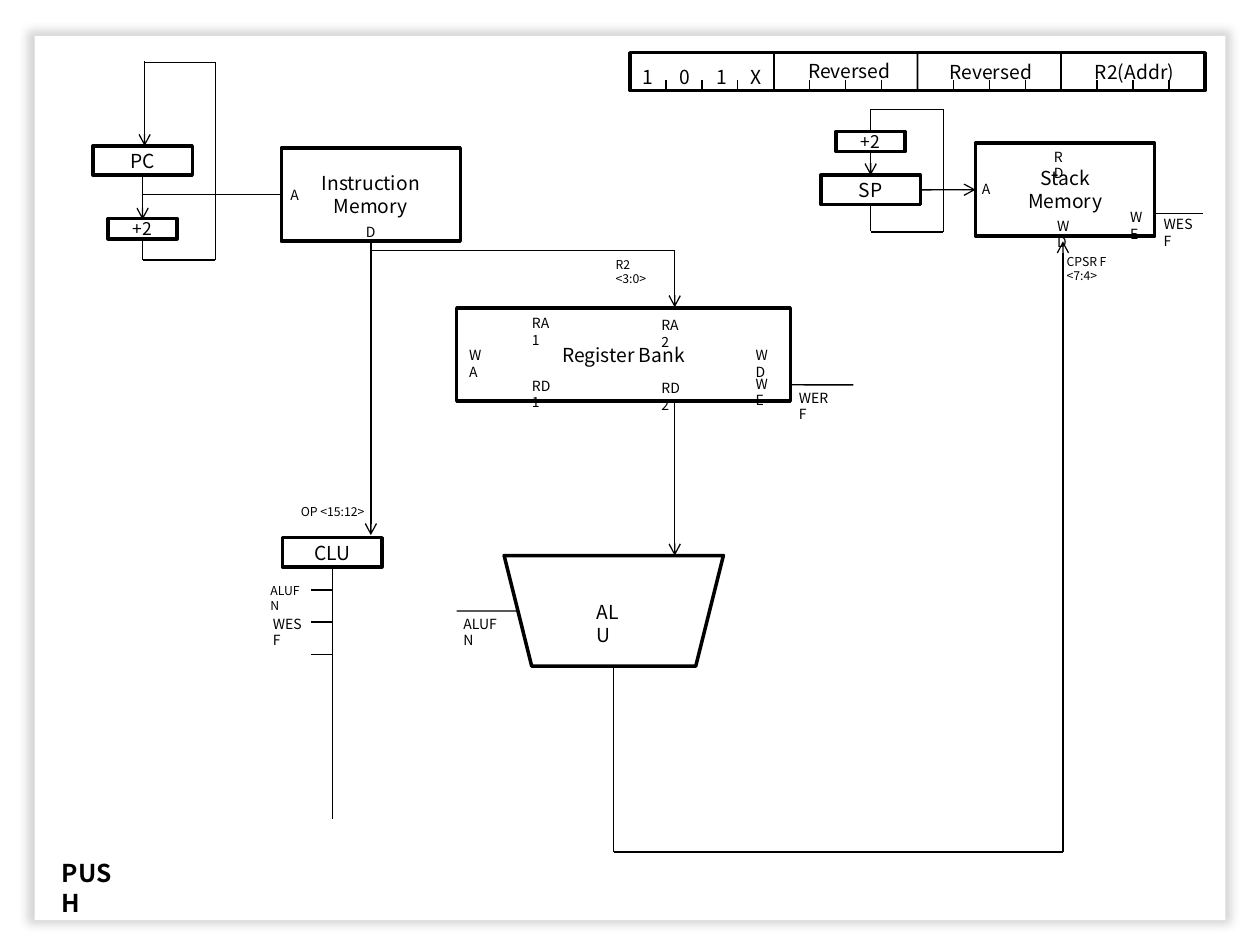
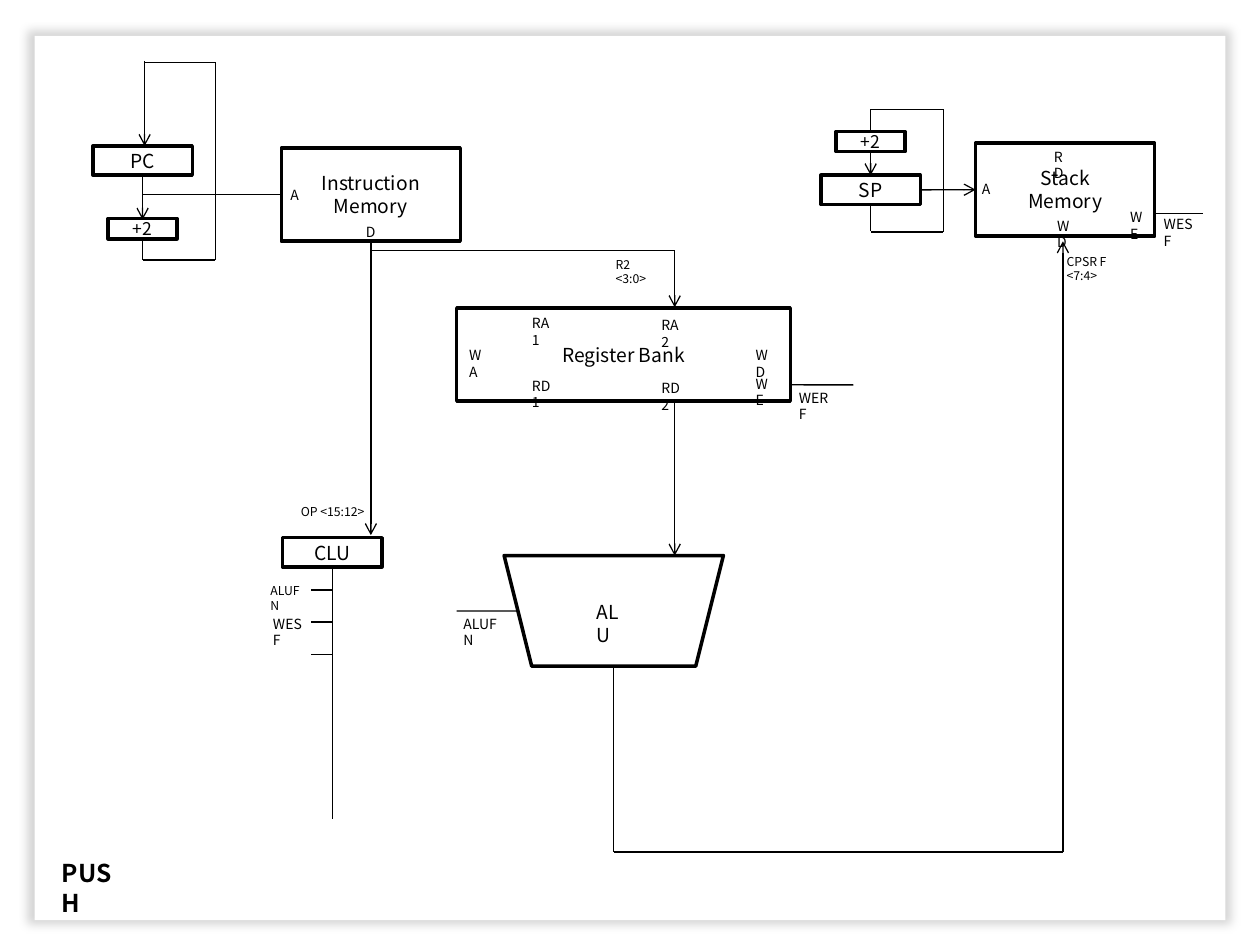
Before and after one commit to eldora/CASM, a slide deck: slide 24 of GradPortfolio.pptx (slide 23 before the commit). Drawn at 1260x945 pixels with LibreOffice and Linux fonts; fonts in the diff are those of the drawing; background and template pictures are left out. Boxes give left, top, right and bottom in pixels: in the first picture for what was removed or moved away, otherwise in the second. Text is boxed around its words. In the diff, an @@ line names an element or a change of style, - is before the commit and + after.

```diff
--- a/GradPortfolio.pptx
+++ b/GradPortfolio.pptx
@@ group removed at [630, 53, 1205, 92]: 18 lines, 7 texts, 1 rectangle @@
-1
-0
-1
-X
-R2(Addr)
-Reversed
-Reversed
```
Also in this commit, not shown: 12 other slides changed, 5 slides added, 2 slides removed, 1 other file.
